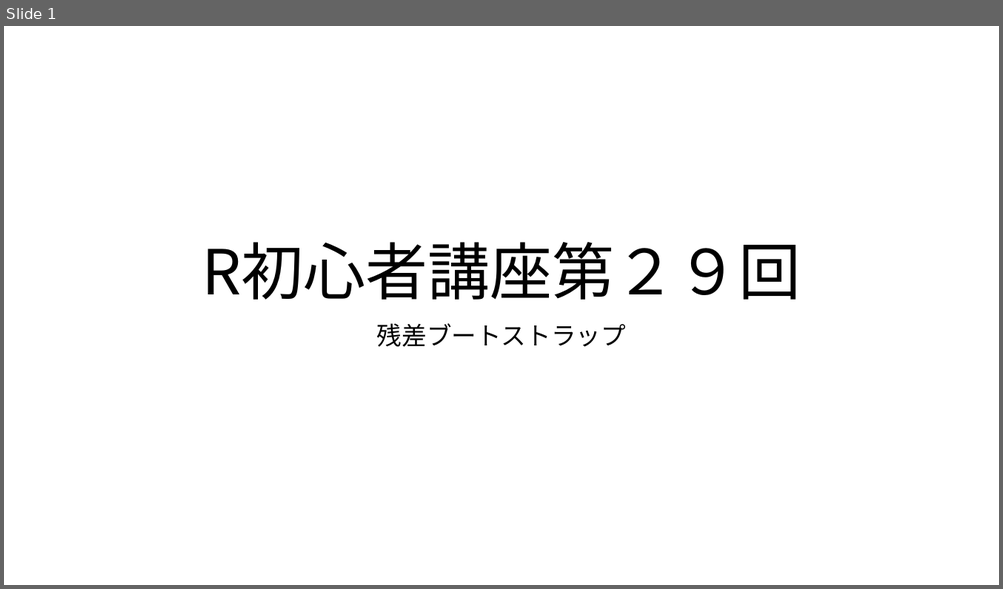
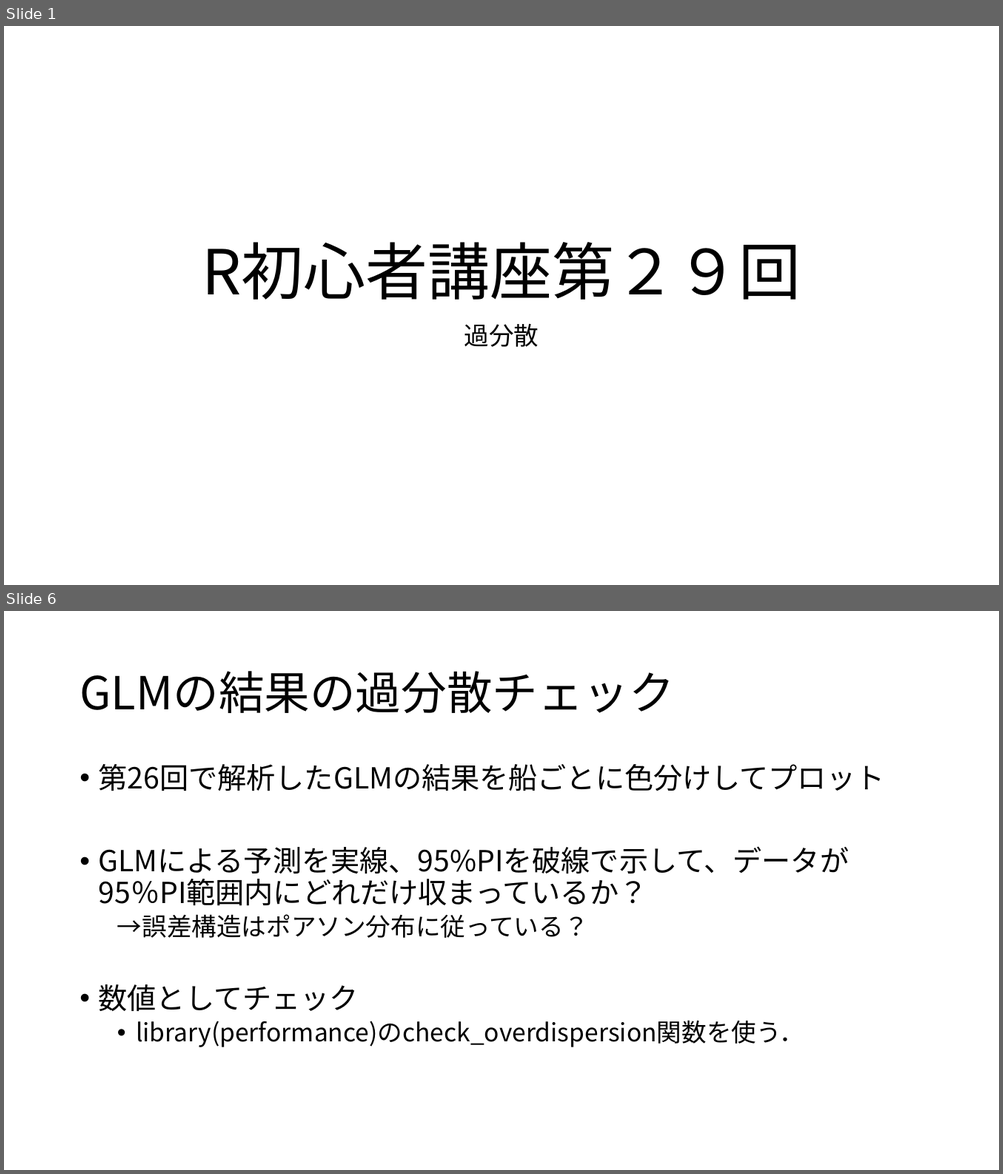
Before and after one commit to KoHMB/Shigen_kensyu_FRA, a slide deck: R/スライド/第29回.pptx. Shown one above the other, each under a label of ours: slide 1 before the commit, slides 1 and 6 after it; the slides between them are not shown. The pictures are 1003x589 and 1003x1174 pixels, drawn with LibreOffice and Linux fonts; fonts in the diff are those of the drawing. Boxes give left, top, right and bottom in pixels: in the first picture for what was removed or moved away, otherwise in the second. Text is boxed around its words. In the diff, an @@ line names an element or a change of style, - is before the commit and + after.

```diff
--- a/R/スライド/第29回.pptx
+++ b/R/スライド/第29回.pptx
@@ slide 6 added at (4, 611, 999, 1170), background #FFFFFF @@
@@ title added at (79, 671, 674, 713), 44 pt, text #000000 @@
+GLMの結果の過分散チェック
@@ text added at (99, 764, 885, 1048), 28 pt, text #000000 @@
+• 第26回で解析したGLMの結果を船ごとに色分けしてプロット
+• GLMによる予測を実線、95%PIを破線で示して、データが95％PI範囲内にどれだけ収まっているか？
+  →誤差構造はポアソン分布に従っている？
+• 数値としてチェック
+  • library(performance)のcheck_overdispersion関数を使う．
@@ slide 1 changed as well @@
@@ subtitle at (464, 324, 539, 347): text changed @@
-残差ブートストラップ
+過分散
```
Also in this commit, not shown: 1 other slide changed, 4 other slides added, 4 slides removed, 21 other files.
